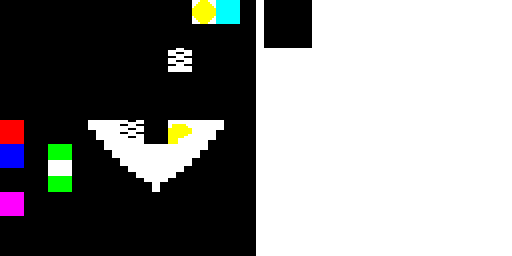
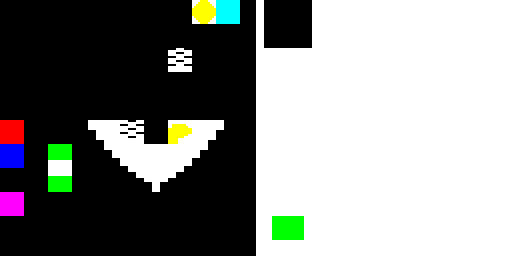
Before/after of a 512x256 layered artwork. What changed in the layer stack:
painted on "Background" over 272, 216, 304, 240
